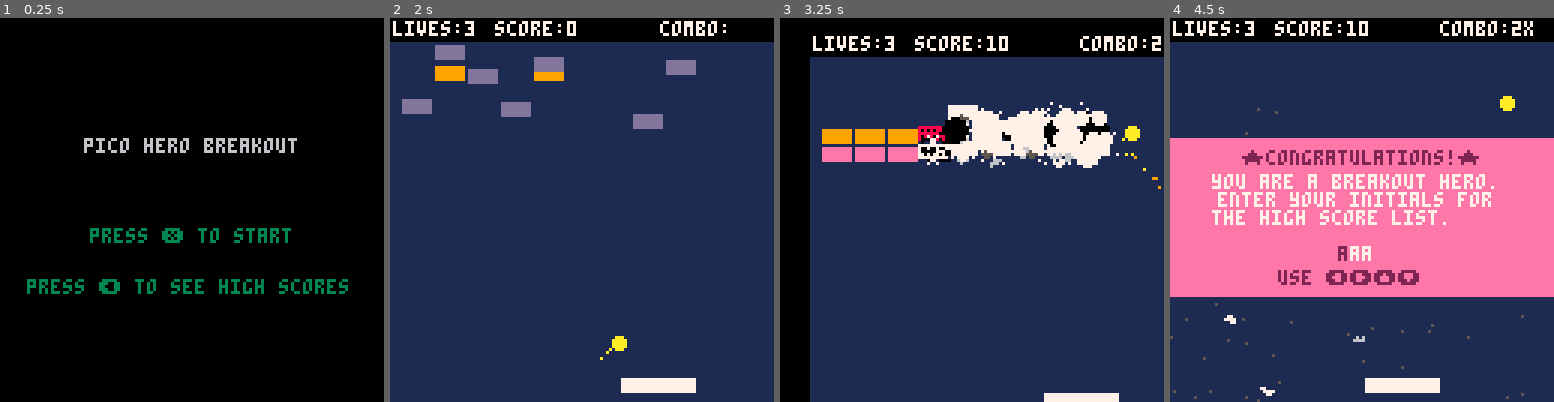
Above: before the commit, frames 1-4 (left to right).
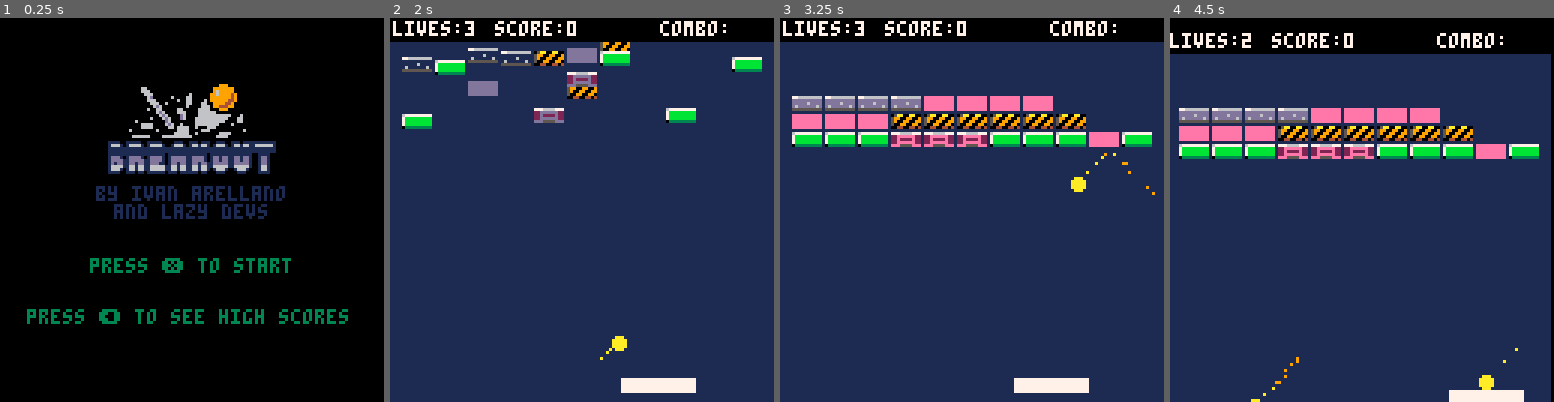
Above: after the commit, the same moments.

Repository: ivanarellano/pico8-doodles
Game: PICO-8 cartridge breakout/breakout.p8
Same seed, same stepped clock (60 frames per second), same inputs: the game is played once before the commit and once after it.
Inputs:
- Up to frame 1 (0.25 s): no input
- Up to frame 2 (2 s): tap X (X key) at 0.33, 1.07, 1.85 s; tap O (Z key) at 0.7, 1.7 s; hold Right from 1.6 s (still down)
- Up to frame 3 (3.25 s): release Right at 2.1 s; tap O (Z key) at 2.1, 2.5, 2.9 s; hold Up 2.15-2.42 s; hold Right 2.47-3.03 s; tap X (X key) at 2.97 s; hold Left from 3.08 s (still down)
- Up to frame 4 (4.5 s): tap O (Z key) at 3.3, 3.7, 4.1 s; release Left at 3.58 s; hold Down 3.63-3.97 s; hold Right from 4.02 s (still down); tap X (X key) at 4.08 s

The runs differ from the first frame. In frame 1, 11% of the frame differs, in the area x 7-91%, y 17-80%; in frame 2, 6.0%; in frame 3, 26%; in frame 4, 52%, in the area x 0-100%, y 0-100%.

Commit message:
Add sprites for brick types

Diff:
--- a/breakout/breakout.p8
+++ b/breakout/breakout.p8
@@ -10,7 +10,7 @@
 	levelnum=1
 	levels={}
 	--levels[1]="b9bb9bb9bb9bb9bp9p"
-	levels[1]="/x4b/s3s3s3/b9"
+	levels[1]="/i4b4/b3s3s3/h3p3h5"
 	--levels[2]="bxhxsxixpxbxbxbxbxbxbxbxbxbxbxbxbxbxbxbxbxbxbxbxbxbxbxbx"
 	debug=""
 
@@ -444,12 +444,34 @@
 	cls()
 	rectfill(0,0,127,127,1)
 
+	local bsprite
+	local bspritex=64
+
 	--draw bricks
 	for i=1,#bricks do
+		bsprite=false
+
 		local b=bricks[i]
+		local col=brick_col[b.t]
 
 		if b.v or b.flash>0 then
-			local col=brick_col[b.t]
+			if b.t=="s" then
+				bsprite=true
+				bspritex=64
+			elseif b.t=="i" then
+				bsprite=true
+				bspritex=94
+			elseif b.t=="p" then
+				bsprite=true
+				bspritex=104
+			elseif b.t=="h" then
+				bsprite=true
+				bspritex=74
+			elseif b.s=="s" then
+				bsprite=true
+				bspritex=84
+			end
+
 			if b.flash>0 then
 				col=7
 				b.flash-=1
@@ -458,7 +480,17 @@
 			local bx=b.x+b.ox
 			local by=b.y+b.oy
 
-			rectfill(bx,by,bx+brick_w,by+brick_h,col)
+			if bsprite then
+				--change transp of color
+				--([col],[t])
+				palt(0,false)
+				--(sx,sy,sw,sh,dx,dy)
+				sspr(bspritex,0,10,5,bx,by)
+				--reset transparencies
+				palt()
+			else
+				rectfill(bx,by,bx+brick_w,by+brick_h,col)
+			end
 		end
 	end
 
@@ -517,16 +549,18 @@
 
 function draw_start()
 	cls()
-
+	palt(12,true)
+	spr(64,(hsx-128)+36,20,7,4)
 	prinths(hsx)
 
-	print("pico hero breakout",hsx-100,40,7)
-	print("press ❎ to start",30,70,blink_col)
+	print("by ivan arellano",hsx-96,56,5)
+	print("and lazy devs",hsx-90,62,5)
+	print("press ❎ to start",30,80,blink_col)
 
 	--check where high score is
 	--to display message
 	if hsx==128 then
-		print("press ⬅️ to see high scores",9,87,11)
+		print("press ⬅️ to see high scores",9,97,11)
 	end
 end
 
@@ -1122,6 +1156,10 @@
 		else
 			sfx(8)
 			bricks[i].t="b"
+			bricks[i].flash=flashtime
+   --bump the brick
+   bricks[i].dx = lasthitx*0.25
+   bricks[i].dy = lasthity*0.25
 		end
 	elseif brick=="p" then
 		--powerup
Not shown, changed: 60 lines of the sprite sheet (__gfx__) section of breakout/breakout.p8
Not shown, added: breakout/spritesheet.afphoto
Not shown, added: breakout/spritesheet.png
Not shown, added: breakout/test.png
